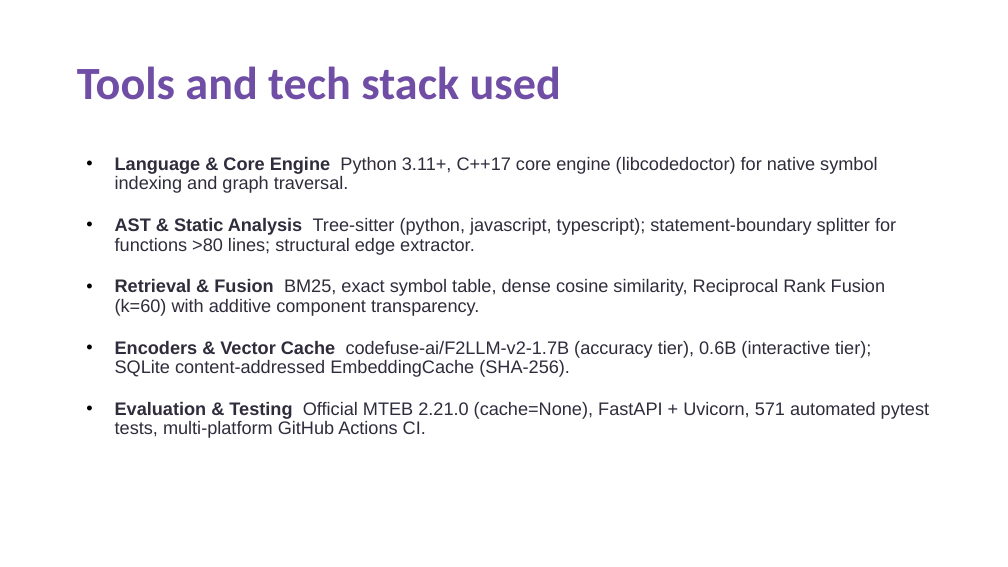
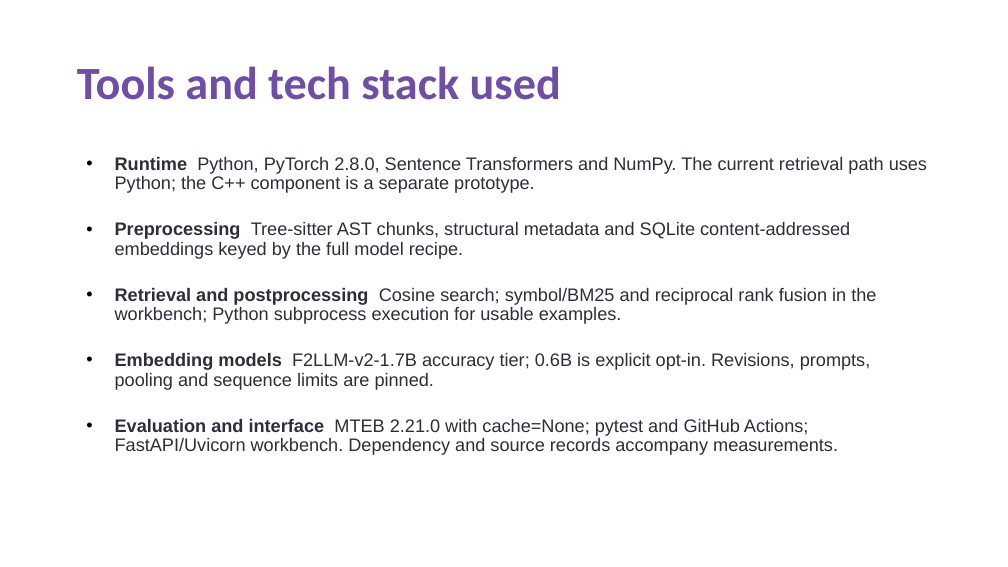
Before and after one commit to krizz711/CodeDoctor-Agentic-Semantic-and-Structural-Intelligence-for-Code-Repositories, a slide deck: slide 6 of VITV_Doctors_Submission.pptx. Drawn at 1008x567 pixels with LibreOffice and Linux fonts; fonts in the diff are those of the drawing. Boxes give left, top, right and bottom in pixels: in the first picture for what was removed or moved away, otherwise in the second. Text is boxed around its words. In the diff, an @@ line names an element or a change of style, - is before the commit and + after.

```diff
--- a/VITV_Doctors_Submission.pptx
+++ b/VITV_Doctors_Submission.pptx
@@ text at [115, 157, 927, 455]: text changed @@
-• Language & Core Engine Python 3.11+, C++17 core engine (libcodedoctor) for native symbol indexing and graph traversal.
-• AST & Static Analysis Tree-sitter (python, javascript, typescript); statement-boundary splitter for functions >80 lines; structural edge extractor.
-• Retrieval & Fusion BM25, exact symbol table, dense cosine similarity, Reciprocal Rank Fusion (k=60) with additive component transparency.
-• Encoders & Vector Cache codefuse-ai/F2LLM-v2-1.7B (accuracy tier), 0.6B (interactive tier); SQLite content-addressed EmbeddingCache (SHA-256).
-• Evaluation & Testing Official MTEB 2.21.0 (cache=None), FastAPI + Uvicorn, 571 automated pytest tests, multi-platform GitHub Actions CI.
+• Runtime Python, PyTorch 2.8.0, Sentence Transformers and NumPy. The current retrieval path uses Python; the C++ component is a separate prototype.
+• Preprocessing Tree-sitter AST chunks, structural metadata and SQLite content-addressed embeddings keyed by the full model recipe.
+• Retrieval and postprocessing Cosine search; symbol/BM25 and reciprocal rank fusion in the workbench; Python subprocess execution for usable examples.
+• Embedding models F2LLM-v2-1.7B accuracy tier; 0.6B is explicit opt-in. Revisions, prompts, pooling and sequence limits are pinned.
+• Evaluation and interface MTEB 2.21.0 with cache=None; pytest and GitHub Actions; FastAPI/Uvicorn workbench. Dependency and source records accompany measurements.
```
Also in this commit, not shown: 10 other slides changed, 49 other files.
